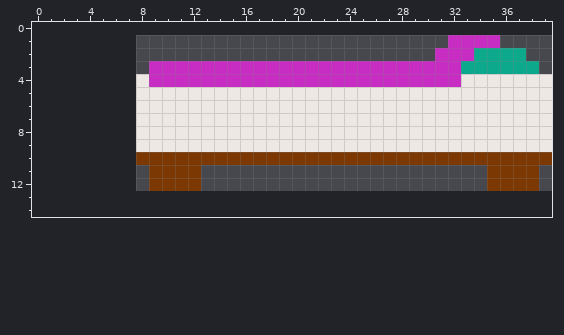
Pixel-art sprite -- assets/img/sanky.png. Above is the file before it was changed.
The file is 32x12 pixels. Colours within 5 levels of each other are drawn and written as one. The old version is drawn lined up with the new one, on the new canvas.
After the commit:
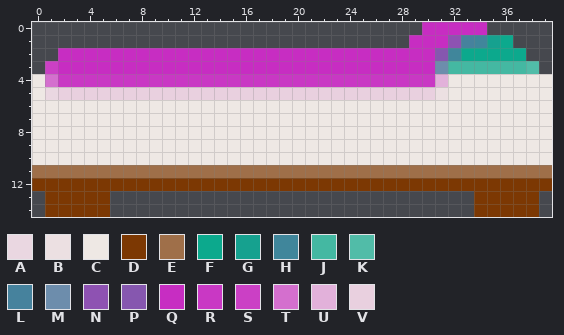
Palette (. is transparent): A #ead7e1  B #ece0e2  C #eee8e4  D #7c3803  E #9f6f49  F #0ca98d  G #16a18f  H #40869b  J #44b8a2  K #51bca8  L #46829d  M #6d8dac  N #8e52b2  P #8657af  Q #c72dc2  R #c938c4  S #cb40c5  T #d46fce  U #e2b1da  V #e9d0df
Edits made:
canvas 32x12 -> 40x15, the old top-left corner now at 8,1
@@ x 0..39 @@
- 0 ........................................
- 1 ................................QQQQ....
- 2 ...............................QQQFFFF..
- 3 .........QQQQQQQQQQQQQQQQQQQQQQQQFFFFFF.
- 4 ........CQQQQQQQQQQQQQQQQQQQQQQQQCCCCCCC
- 5 ........CCCCCCCCCCCCCCCCCCCCCCCCCCCCCCCC
- 6 ........CCCCCCCCCCCCCCCCCCCCCCCCCCCCCCCC
- 7 ........CCCCCCCCCCCCCCCCCCCCCCCCCCCCCCCC
- 8 ........CCCCCCCCCCCCCCCCCCCCCCCCCCCCCCCC
- 9 ........CCCCCCCCCCCCCCCCCCCCCCCCCCCCCCCC
-10 ........DDDDDDDDDDDDDDDDDDDDDDDDDDDDDDDD
-11 .........DDDD......................DDDD.
-12 .........DDDD......................DDDD.
-13 ........................................
-14 ........................................
+ 0 ..............................QQQQQ.....
+ 1 .............................QQQNLHGF...
+ 2 ..QQQQQQQQQQQQQQQQQQQQQQQQQQQQQPHFFFFF..
+ 3 .SQQQQQQQQQQQQQQQQQQQQQQQQQQQQQMJJJJJJK.
+ 4 CTRRRRRRRRRRRRRRRRRRRRRRRRRRRRRUCCCCCCCC
+ 5 CAVVVVVVVVVVVVVVVVVVVVVVVVVVVVVBCCCCCCCC
+ 6 CCCCCCCCCCCCCCCCCCCCCCCCCCCCCCCCCCCCCCCC
+ 7 CCCCCCCCCCCCCCCCCCCCCCCCCCCCCCCCCCCCCCCC
+ 8 CCCCCCCCCCCCCCCCCCCCCCCCCCCCCCCCCCCCCCCC
+ 9 CCCCCCCCCCCCCCCCCCCCCCCCCCCCCCCCCCCCCCCC
+10 CCCCCCCCCCCCCCCCCCCCCCCCCCCCCCCCCCCCCCCC
+11 EEEEEEEEEEEEEEEEEEEEEEEEEEEEEEEEEEEEEEEE
+12 DDDDDDDDDDDDDDDDDDDDDDDDDDDDDDDDDDDDDDDD
+13 .DDDDD............................DDDDD.
+14 .DDDDD............................DDDDD.
